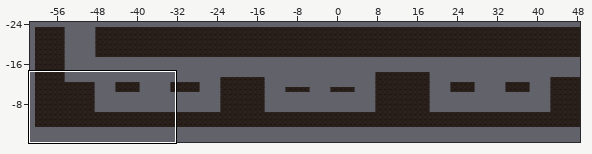
An edit to a level. Tiled map, Assets/Tiled/Level1TileMap/map1-3.tmx. Above: a wide view before the commit, with the close-up outlined.
Close-up. Before the commit:
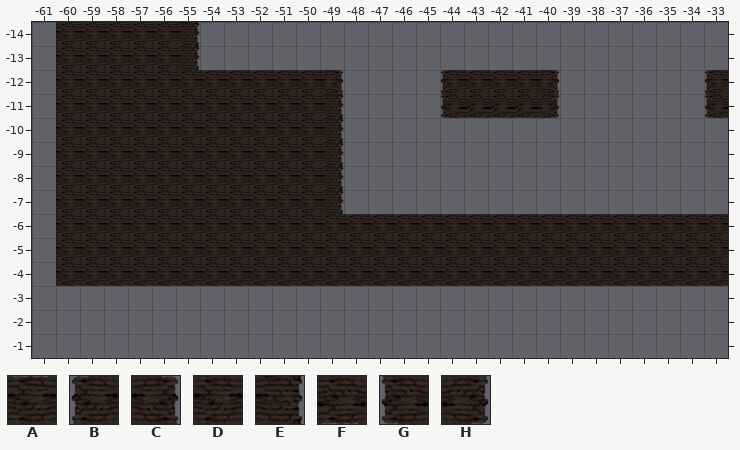
Cells are 256x256 px. Shown: x -61..-33, y -14..-1. The commit also changed other parts of the map, which this record leaves out.
Key: from "Level1 Tileset": A 0, B 1, C 2, D 8, E 10, F 16, G 17, H 18.
_ is an empty cell.
Layer "ground" before, first column x -61:
-14 _DDDDDE______________________
-13 _DDDDDE______________________
-12 _DDDDDDAAAAAC____BAAAC______B
-11 _DDDDDDDDDDDE____GFFFH______G
-10 _DDDDDDDDDDDE________________
 -9 _DDDDDDDDDDDE________________
 -8 _DDDDDDDDDDDE________________
 -7 _DDDDDDDDDDDE________________
 -6 _DDDDDDDDDDDDAAAAAAAAAAAAAAAA
 -5 _DDDDDDDDDDDDDDDDDDDDDDDDDDDD
 -4 _DDDDDDDDDDDDDDDDDDDDDDDDDDDD
 -3 _____________________________
 -2 _____________________________
 -1 _____________________________
After:
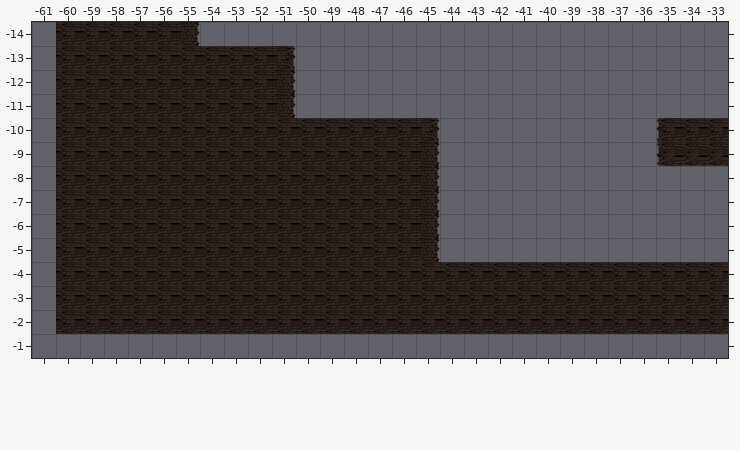
Change:
Changed rows in their new state; . is an unchanged cell.
Layer "ground":
first column x -60:
-13 .....DAAAC..................
-12 .........E__...._____......_
-11 .........E__...._____......_
-10 ...........AAAAC.........BAA
 -9 ...........DDDDE.........GFF
 -8 ...........DDDDE............
 -7 ...........DDDDE............
 -6 ...............E____________
 -5 ...............E____________
 -3 DDDDDDDDDDDDDDDDDDDDDDDDDDDD
 -2 DDDDDDDDDDDDDDDDDDDDDDDDDDDD
Pixel boxes of the changes (left, top, right, bottom) in both close-ups:
changed: (179, 46, 728, 262)
added: (56, 286, 728, 334)
